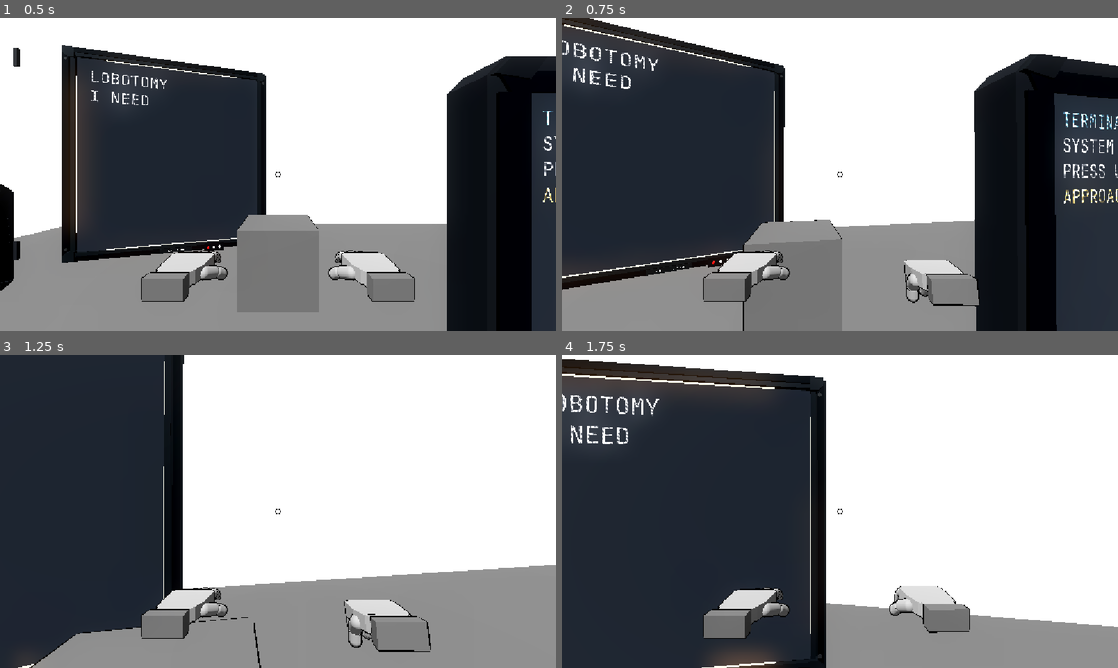
Above: before the commit, frames 1-4 (two rows, left to right).
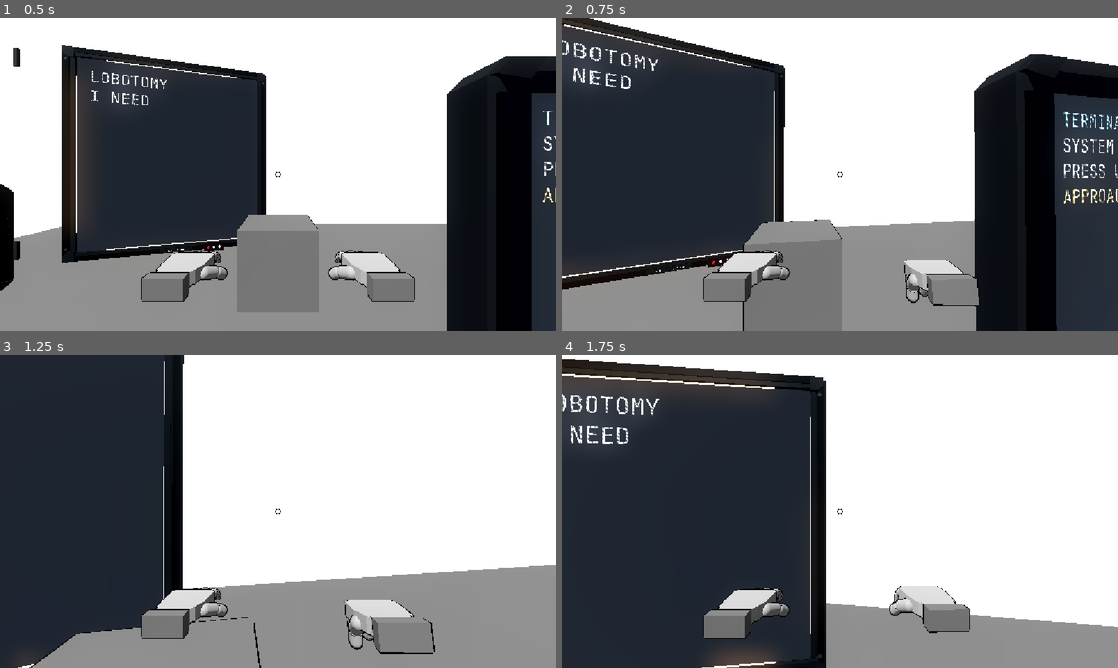
Above: after the commit, the same moments.

Repository: greedisfaust/fowl-play-project
Game: Godot game, scene res://arena/test_arena.tscn
Two runs of this game, one before a commit and one after it. Both use one fixed random seed, a clock stepped at 60 frames per second and the inputs below.
Inputs (mouse positions are in pixels of both pictures, inside the frame that each line leads up to):
- Up to frame 1 (0.5 s): no input
- Up to frame 2 (0.75 s): tap Enter at 0.5 s; move the mouse to (867, 174) at 0.52 s; hold W (move_forward) from 0.53 s (still down); hold Q (punch) from 0.53 s (still down); click (867, 174) at 0.67 s
- Up to frame 3 (1.25 s): keep holding W (move_forward); keep holding Q (punch); tap Space (jump) at 0.77 s
- Up to frame 4 (1.75 s): keep holding W (move_forward); move the mouse to (812, 511) at 1.27 s; release Q (punch) at 1.28 s; tap E (interact) at 1.35 s; tap Space (jump) at 1.52 s; tap Q (punch) at 1.55 s

Frame 1 is identical in both runs. In frame 2, less than 0.1% of the frame differs, in the area x 61-75%, y 81-92%; in frame 3, 0.4%, in the area x 61-79%, y 78-96%; in frame 4, less than 0.1%.

Commit message:
feat: refine charged punch wind-up and launch impact

Diff:
--- a/fowl-play/combat/combat_presentation.gd
+++ b/fowl-play/combat/combat_presentation.gd
@@ -146,7 +146,7 @@
 	var progress: float = clampf(maxf(elapsed, 0.0) / TUNING.CHARGED_PUNCH_HOLD_SECONDS, 0.0, 1.0)
 	var weight: float = smoothstep(0.0, 1.0, progress)
 	var tension: float = sin(progress * PI) * 0.012
-	return base_offset + Vector3(-0.035 * weight, (0.055 * weight) + tension, 0.23 * weight)
+	return base_offset + Vector3(-0.055 * weight, (0.085 * weight) + tension, 0.30 * weight)
 static func get_jab_hand_offset(base_offset: Vector3, elapsed: float) -> Vector3:
 	var t: float = maxf(elapsed, 0.0)
 	var progress: float = clampf(t / JAB_EXTENSION_END_S, 0.0, 1.0)
@@ -174,22 +174,24 @@
 	var progress: float = clampf(maxf(elapsed, 0.0) / TUNING.CHARGED_PUNCH_HOLD_SECONDS, 0.0, 1.0)
 	var load: float = smoothstep(0.0, 1.0, progress)
 	var direction_yaw: float = clampf(atan2(-local_direction.x, -local_direction.z), -0.6, 0.6)
-	var twist: float = 0.19 * load
-	var aim_follow: float = direction_yaw * 0.28 * load
-	var settle: float = sin(progress * PI) * 0.012
-	return Vector3(lerpf(WINDUP_LEAN_RAD, -0.22, load) - settle, twist + aim_follow, -0.055 * load - direction_yaw * 0.10 * load)
+	var twist: float = 0.27 * load
+	var aim_follow: float = direction_yaw * 0.34 * load
+	var settle: float = sin(progress * PI) * 0.016
+	var loaded_lean: float = lerpf(WINDUP_LEAN_RAD, -0.28, load)
+	var loaded_roll: float = -0.10 * load - direction_yaw * 0.12 * load
+	return Vector3(loaded_lean - settle, twist + aim_follow, loaded_roll)
 static func get_charged_lunge_body_pose(elapsed: float, local_direction: Vector3) -> Vector3:
 	var t: float = clampf(maxf(elapsed, 0.0) / LUNGE_POSE_DURATION_S, 0.0, 1.0)
 	var drive: float = 1.0 - pow(1.0 - t, 3.0)
 	var loaded_pose: Vector3 = get_charged_windup_body_pose(TUNING.CHARGED_PUNCH_HOLD_SECONDS, local_direction)
 	var direction_yaw: float = clampf(atan2(-local_direction.x, -local_direction.z), -0.6, 0.6)
-	var follow_through: Vector3 = Vector3(LUNGE_FOLLOW_THROUGH_RAD, direction_yaw * 0.18, -direction_yaw * 0.12)
+	var follow_through: Vector3 = Vector3(LUNGE_FOLLOW_THROUGH_RAD + 0.04, direction_yaw * 0.22, -0.035 - direction_yaw * 0.14)
 	return loaded_pose.lerp(follow_through, drive)
 static func get_charged_lunge_hand_offset(base_offset: Vector3, elapsed: float) -> Vector3:
 	var t: float = clampf(maxf(elapsed, 0.0) / 0.12, 0.0, 1.0)
 	var extension: float = 1.0 - pow(1.0 - t, 3.0)
 	var loaded_hand: Vector3 = get_windup_hand_offset(base_offset, TUNING.CHARGED_PUNCH_HOLD_SECONDS)
-	var strike_hand: Vector3 = base_offset + Vector3(0.0, -0.025, -0.20)
+	var strike_hand: Vector3 = base_offset + Vector3(0.0, -0.04, -0.24)
 	return loaded_hand.lerp(strike_hand, extension)
 static func get_recoil_body_pose(elapsed: float, local_direction: Vector3, strength: float = 1.0) -> Vector3:
 	var t: float = maxf(elapsed, 0.0)
--- a/fowl-play/core/network.gd
+++ b/fowl-play/core/network.gd
@@ -921,14 +921,47 @@
 
 func _apply_charged_lunge_hit(result: Dictionary, attacker_id: int) -> bool:
 	var target: Node3D = result.get("target") as Node3D
+	var attacker: Node3D = movement_players.get(attacker_id) as Node3D
 	if not is_instance_valid(target) or target.is_queued_for_deletion() or bool(target.get("is_limp")) or bool(target.get("is_recovering")):
 		return false
+	if not is_instance_valid(attacker) or attacker.is_queued_for_deletion():
+		return false
 	var target_id: int = int(target.get("input_peer_id"))
-	if target_id == attacker_id or not start_ragdoll_spike(target_id):
-		return false
+	if target_id == attacker_id:
+		return false
+	var target_rig: Node3D = target.get("rig") as Node3D
+	if not is_instance_valid(target_rig) or not start_ragdoll_spike(target_id):
+		return false
+	var impact_position: Vector3 = result.get("position", target.global_position + Vector3.UP * 0.9)
+	var attack_direction: Vector3 = (impact_position - attacker.global_position).normalized()
+	var launch_direction: Vector3 = get_charged_launch_direction(attacker.global_position, impact_position, attack_direction)
+	var impulse_applied: bool = bool(target_rig.call("apply_combat_impulse", launch_direction, impact_position, TUNING.CHARGED_PUNCH_LAUNCH_SPEED_MPS))
 	combat_lunge_hits += 1
-	_combat_log("Charged lunge hit attacker=%d target=%d" % [attacker_id, target_id])
-	return true
+	_combat_log("Charged lunge hit attacker=%d target=%d launch=%s impulse=%s" % [attacker_id, target_id, str(launch_direction), impulse_applied])
+	return true
+
+## Builds a bounded launch vector away from the actual attacker/impact position.
+## Horizontal direction follows the hit angle; elevation responds to the strike
+## pitch and relative impact height without turning the hit into a huge launch.
+static func get_charged_launch_direction(attacker_position: Vector3, impact_position: Vector3, attack_direction: Vector3) -> Vector3:
+	if not attacker_position.is_finite() or not impact_position.is_finite():
+		return attack_direction.normalized() if attack_direction.is_finite() and attack_direction.length_squared() > 0.0001 else Vector3.FORWARD
+	var away: Vector3 = impact_position - attacker_position
+	var horizontal: Vector3 = Vector3(away.x, 0.0, away.z)
+	var horizontal_distance: float = horizontal.length()
+	if horizontal_distance < 0.0001:
+		horizontal = Vector3(attack_direction.x, 0.0, attack_direction.z)
+		horizontal_distance = horizontal.length()
+	if horizontal_distance < 0.0001:
+		horizontal = Vector3.FORWARD
+		horizontal_distance = 1.0
+	horizontal = horizontal.normalized()
+	var relative_slope: float = clampf(away.y / maxf(horizontal_distance, 0.5), -0.35, 0.35)
+	var aim_elevation: float = 0.0
+	if attack_direction.is_finite() and attack_direction.length_squared() > 0.0001:
+		aim_elevation = clampf(attack_direction.normalized().y, -0.75, 0.75)
+	var lift: float = clampf(TUNING.CHARGED_PUNCH_LAUNCH_BASE_LIFT + aim_elevation * 0.14 + relative_slope * 0.18, 0.22, TUNING.CHARGED_PUNCH_LAUNCH_MAX_LIFT)
+	return (horizontal + Vector3.UP * lift).normalized()
 
 func _finish_combat_lunge(owner_id: int, reason: String) -> void:
 	if not _active_lunges.has(owner_id):
--- a/fowl-play/core/tuning.gd
+++ b/fowl-play/core/tuning.gd
@@ -60,6 +60,9 @@
 const JAB_RECOIL_DECAY_RATE: float = 4.5
 const JAB_LIMP_IMPULSE_MPS: float = 2.0
 const CHARGED_PUNCH_RANGE_M: float = 3.5
+const CHARGED_PUNCH_LAUNCH_SPEED_MPS: float = 10.5
+const CHARGED_PUNCH_LAUNCH_BASE_LIFT: float = 0.34
+const CHARGED_PUNCH_LAUNCH_MAX_LIFT: float = 0.48
 const LUNGE_HIT_RADIUS_M: float = 0.55
 const LUNGE_SPEED_MPS: float = 12.0
 const LUNGE_DURATION_S: float = 0.5
--- a/fowl-play/tests/m7_jab_test.gd
+++ b/fowl-play/tests/m7_jab_test.gd
@@ -65,9 +65,9 @@
 	var jab_start_hand: Vector3 = COMBAT_PRESENTATION.get_jab_hand_offset(base_hand_offset, 0.0)
 	var jab_extension_hand: Vector3 = COMBAT_PRESENTATION.get_jab_hand_offset(base_hand_offset, COMBAT_PRESENTATION.JAB_EXTENSION_END_S)
 	var jab_return_hand: Vector3 = COMBAT_PRESENTATION.get_jab_hand_offset(base_hand_offset, COMBAT_PRESENTATION.JAB_POSE_DURATION_S)
-	if charged_windup_start.x >= 0.0 or charged_windup_mid.x >= charged_windup_start.x or charged_windup_mid.x <= charged_windup_full.x or charged_windup_full.x > -0.18:
+	if charged_windup_start.x >= 0.0 or charged_windup_mid.x >= charged_windup_start.x or charged_windup_mid.x <= charged_windup_full.x or charged_windup_full.x > -0.25:
 		_fail("Charged wind-up should progressively build a strong backward lean across the full one-second hold")
-	if not charged_hand_start.is_equal_approx(base_hand_offset) or charged_hand_full.z <= charged_hand_start.z + 0.10 or charged_hand_full.y <= base_hand_offset.y:
+	if not charged_hand_start.is_equal_approx(base_hand_offset) or charged_hand_full.z <= charged_hand_start.z + 0.18 or charged_hand_full.y <= base_hand_offset.y + 0.06:
 		_fail("Charged wind-up should progressively lift, draw back and load the fist")
 	if not charged_lunge_start.is_equal_approx(charged_windup_full) or charged_lunge_hand_start.z <= base_hand_offset.z:
 		_fail("Charged lunge should release from the fully loaded body and fist pose without snapping to neutral")
@@ -94,6 +94,14 @@
 	var stronger_recoil: Vector3 = COMBAT_PRESENTATION.get_recoil_body_pose(0.0, Vector3.FORWARD, 1.35)
 	if stronger_recoil.x >= recoil_peak.x:
 		_fail("Higher impact strength should visibly increase the recoil pose")
+	var side_launch: Vector3 = NETWORK.get_charged_launch_direction(Vector3.ZERO, Vector3(2.0, 0.9, 0.0), Vector3.RIGHT)
+	var upward_launch: Vector3 = NETWORK.get_charged_launch_direction(Vector3.ZERO, Vector3(2.0, 0.9, 0.0), Vector3(0.0, 0.8, -0.6))
+	if side_launch.x <= 0.9 or absf(side_launch.z) > 0.001:
+		_fail("Charged punch launch should send a target away along the actual side-impact angle")
+	if upward_launch.y <= side_launch.y or upward_launch.length_squared() < 0.99:
+		_fail("Charged punch launch elevation should respond to the strike angle while remaining normalized")
+	if upward_launch.y > 0.5:
+		_fail("Charged punch launch elevation should remain bounded")
 	if not is_equal_approx(NETWORK.get_jab_impact_strength(Vector3.ZERO, Vector3.FORWARD), 1.0):
 		_fail("A stationary attacker should use baseline jab impact strength")
 	if not is_equal_approx(NETWORK.get_jab_impact_strength(Vector3(0.0, 0.0, -8.0), Vector3.FORWARD), 1.35):
Not shown, changed: docs/DEBUG.md
Not shown, changed: docs/sessions/features-combat-and-procedural-movement.md
